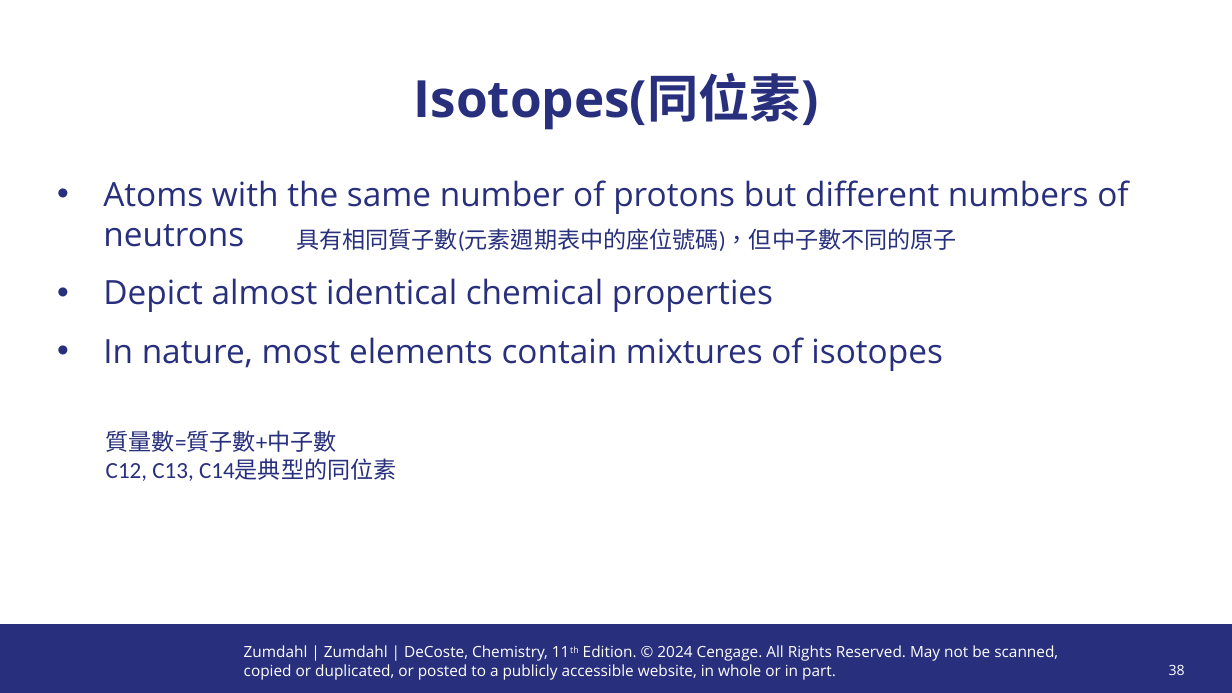
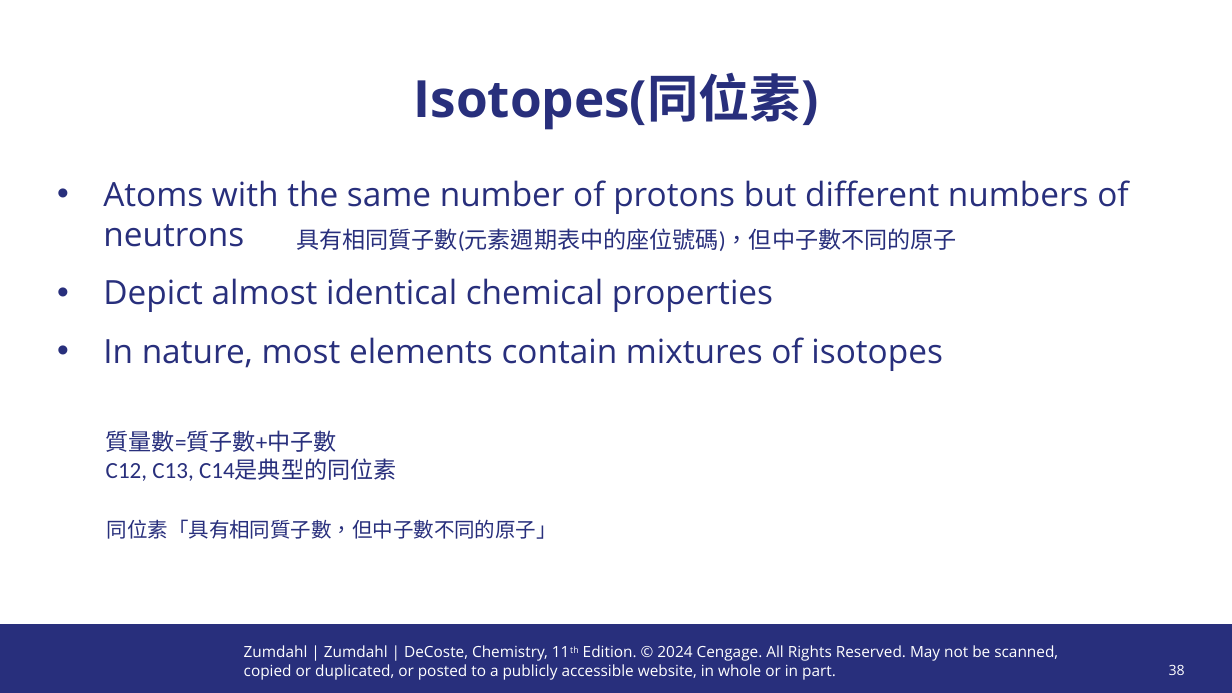
Before and after one commit to XUP45P3/NTUT, a slide deck: slide 38 of 化學（一）/化學-CH2.ppt. Drawn at 1232x693 pixels with LibreOffice and Linux fonts; fonts in the diff are those of the drawing; background and template pictures are left out. Boxes give left, top, right and bottom in pixels: in the first picture for what was removed or moved away, otherwise in the second. Text is boxed around its words. In the diff, an @@ line names an element or a change of style, - is before the commit and + after.

```diff
--- a/化學（一）/化學-CH2.ppt
+++ b/化學（一）/化學-CH2.ppt
@@ text added at [107, 519, 557, 539], 16 pt, text #282F7C @@
+同位素「具有相同質子數，但中子數不同的原子」
```
Also in this commit, not shown: 11 other slides changed, 10 other files.
